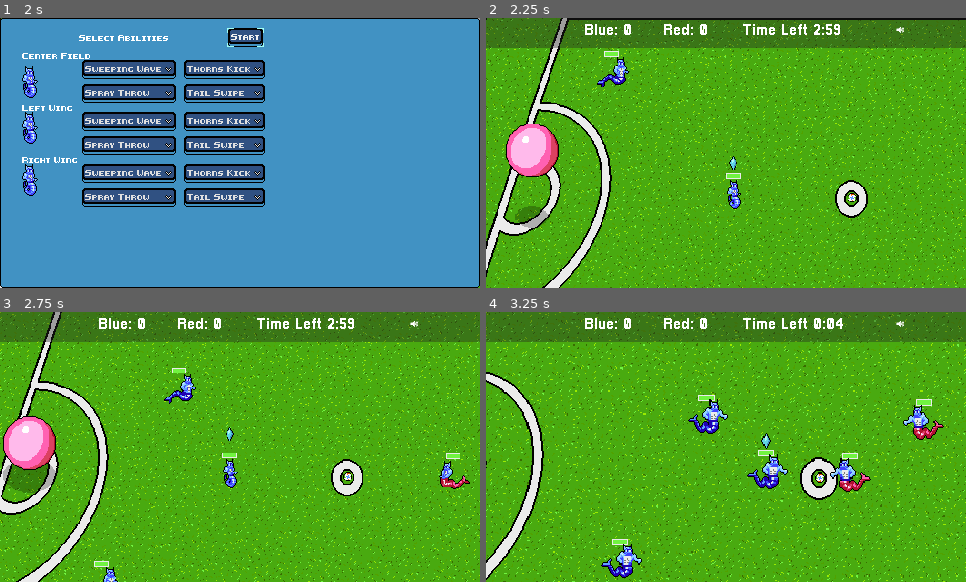
Above: before the commit, frames 1-4 (two rows, left to right).
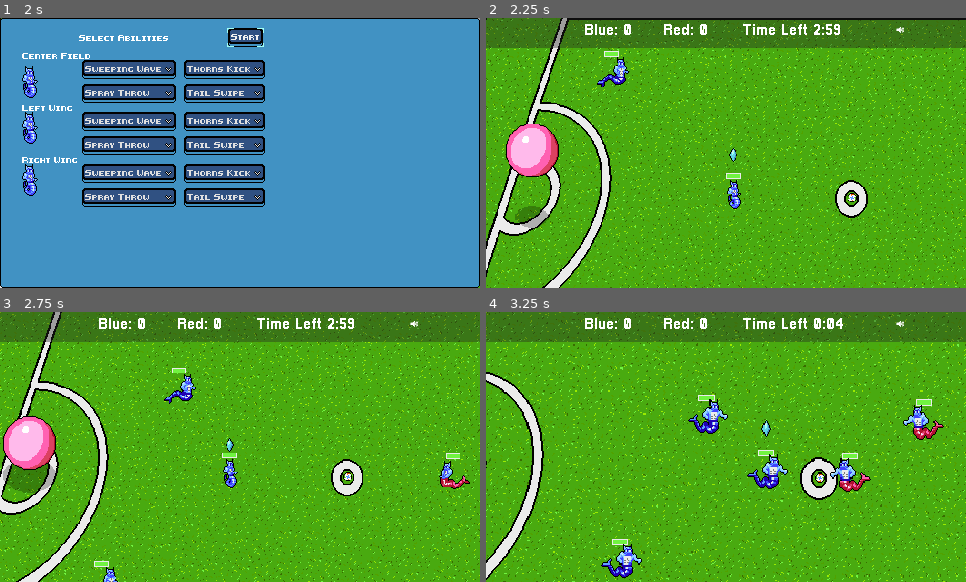
Above: after the commit, the same moments.

Repository: gamkedo-la/Elementaball
Game: Godot game, scene res://UI/StartMenu.tscn
The game is run twice, just before and just after one commit, with the same random seed, the same clock (stepped at 60 frames per second) and the same inputs.
Inputs:
- Up to frame 1 (2 s): click "New Game" at 0.5 s; click "Next" at 1.25 s
- Up to frame 2 (2.25 s): click "Start" at 2 s
- Up to frame 3 (2.75 s): no input
- Up to frame 4 (3.25 s): hold Right (ui_right) from 2.78 s (still down); hold T (time_hack) from 2.78 s (still down)

Frame 1 is identical in both runs. In frame 2, less than 0.1% of the frame differs, in the area x 50-53%, y 48-57%; in frame 3, less than 0.1%; in frame 4, 0.1%, in the area x 57-60%, y 40-51%.

Commit message:
Added quit button to Game Over menu

Diff:
--- a/Node2D.tscn
+++ b/Node2D.tscn
@@ -36,6 +36,7 @@
 [ext_resource path="res://MatchStatusAnims.gd" type="Script" id=34]
 [ext_resource path="res://Art/green_pitch.tres" type="Resource" id=35]
 [ext_resource path="res://Art/UI/KO.png" type="Texture" id=36]
+[ext_resource path="res://QuitButton.gd" type="Script" id=37]
 
 [sub_resource type="AnimationNodeStateMachinePlayback" id=1]
 
@@ -411,7 +412,7 @@
 
 [node name="AnimatedSprite" parent="Player/Health Bar" index="1"]
 visible = true
-frame = 6
+frame = 2
 
 [node name="AnimationTree" parent="Player" index="1"]
 parameters/playback = SubResource( 1 )
@@ -431,7 +432,7 @@
 starting_stats = ExtResource( 10 )
 
 [node name="AnimatedSprite" parent="Player2/Health Bar" index="1"]
-frame = 6
+frame = 2
 
 [node name="AnimationTree" parent="Player2" index="1"]
 parameters/playback = SubResource( 2 )
@@ -446,7 +447,7 @@
 starting_stats = ExtResource( 10 )
 
 [node name="AnimatedSprite" parent="Player3/Health Bar" index="1"]
-frame = 6
+frame = 2
 
 [node name="AnimationTree" parent="Player3" index="1"]
 parameters/playback = SubResource( 3 )
@@ -462,7 +463,7 @@
 z_index = 3
 frames = SubResource( 16 )
 animation = "plant ball"
-frame = 3
+frame = 2
 playing = true
 script = ExtResource( 16 )
 
@@ -541,7 +542,7 @@
 [node name="AnimatedSprite" parent="Enemy/Health Bar" index="1"]
 position = Vector2( 7.8787, -8.25085 )
 animation = "default"
-frame = 6
+frame = 2
 
 [node name="AnimationTree" parent="Enemy" index="5"]
 parameters/playback = SubResource( 17 )
@@ -568,7 +569,7 @@
 
 [node name="AnimatedSprite" parent="Enemy3/Health Bar" index="1"]
 animation = "default"
-frame = 6
+frame = 2
 
 [node name="AnimationTree" parent="Enemy3" index="5"]
 parameters/playback = SubResource( 18 )
@@ -591,7 +592,7 @@
 
 [node name="AnimatedSprite" parent="Enemy2/Health Bar" index="1"]
 animation = "default"
-frame = 6
+frame = 2
 
 [node name="EnemyCollider" parent="Enemy2" index="3"]
 rotation = 1.52987
@@ -736,6 +737,12 @@
 
 [node name="FinalScore" parent="GUICanvasLayer/PlayerSelectMenu/EndGameMenuPopup/MarginContainer/SelectionMenuContainer/MarginContainer/HBoxContainer/VBoxContainer" index="1"]
 enemyGoal = NodePath("../../../../../../../../../Enemy Goal/Goal")
+
+[node name="QuitButton" type="Button" parent="GUICanvasLayer/PlayerSelectMenu/EndGameMenuPopup/MarginContainer/SelectionMenuContainer/MarginContainer/HBoxContainer/VBoxContainer" index="4"]
+margin_right = 10.0
+margin_bottom = 20.0
+text = "Quit"
+script = ExtResource( 37 )
 
 [node name="PauseMenu" type="Control" parent="GUICanvasLayer"]
 pause_mode = 2
@@ -900,6 +907,7 @@
 [connection signal="initializeMenu" from="GUICanvasLayer/PlayerSelectMenu/AbilityMenuPopup/MarginContainer/SelectionMen …(186 unchanged characters)…
 [connection signal="initializeMenu" from="GUICanvasLayer/PlayerSelectMenu/AbilityMenuPopup/MarginContainer/SelectionMen …(185 unchanged characters)…
 [connection signal="initializeMenu" from="GUICanvasLayer/PlayerSelectMenu/AbilityMenuPopup/MarginContainer/SelectionMen …(185 unchanged characters)…
+[connection signal="pressed" from="GUICanvasLayer/PlayerSelectMenu/EndGameMenuPopup/MarginContainer/SelectionMenuContainer/MarginContainer/HBoxContainer/VBoxContainer/QuitButton" to="GUICanvasLayer/PlayerSelectMenu/EndGameMenuPopup/MarginContainer/SelectionMenuContainer/MarginContainer/HBoxContainer/VBoxContainer/QuitButton" method="_on_QuitButton_pressed"]
 [connection signal="pressed" from="GUICanvasLayer/PauseMenu/PauseContainer/Resume" to="GUICanvasLayer/PauseMenu" method="_on_Resume_pressed"]
 [connection signal="pressed" from="GUICanvasLayer/PauseMenu/PauseContainer/Quit" to="GUICanvasLayer/PauseMenu" method="_on_Quit_pressed"]
 
--- /dev/null
+++ b/QuitButton.gd
@@ -0,0 +1,20 @@
+extends Button
+
+
+# Declare member variables here. Examples:
+# var a = 2
+# var b = "text"
+
+
+# Called when the node enters the scene tree for the first time.
+func _ready():
+	pass # Replace with function body.
+
+
+# Called every frame. 'delta' is the elapsed time since the previous frame.
+#func _process(delta):
+#	pass
+
+
+func _on_QuitButton_pressed():
+	get_tree().quit()
--- a/UI/Player Select Menu/EndGameMenuPopup.gd
+++ b/UI/Player Select Menu/EndGameMenuPopup.gd
@@ -6,8 +6,8 @@
 func _ready():
 	# warning-ignore:return_value_discarded
 	SceneController.connect("allKO",self,"_on_Timer_gameOver")
-	get_node(restartButton).grab_focus()
 
 func _on_Timer_gameOver(_winOrLose):
 	get_tree().paused = true
 	self.show()
+	get_node(restartButton).grab_focus()
Not shown: 1 places in Node2D.tscn that only renumber resources
